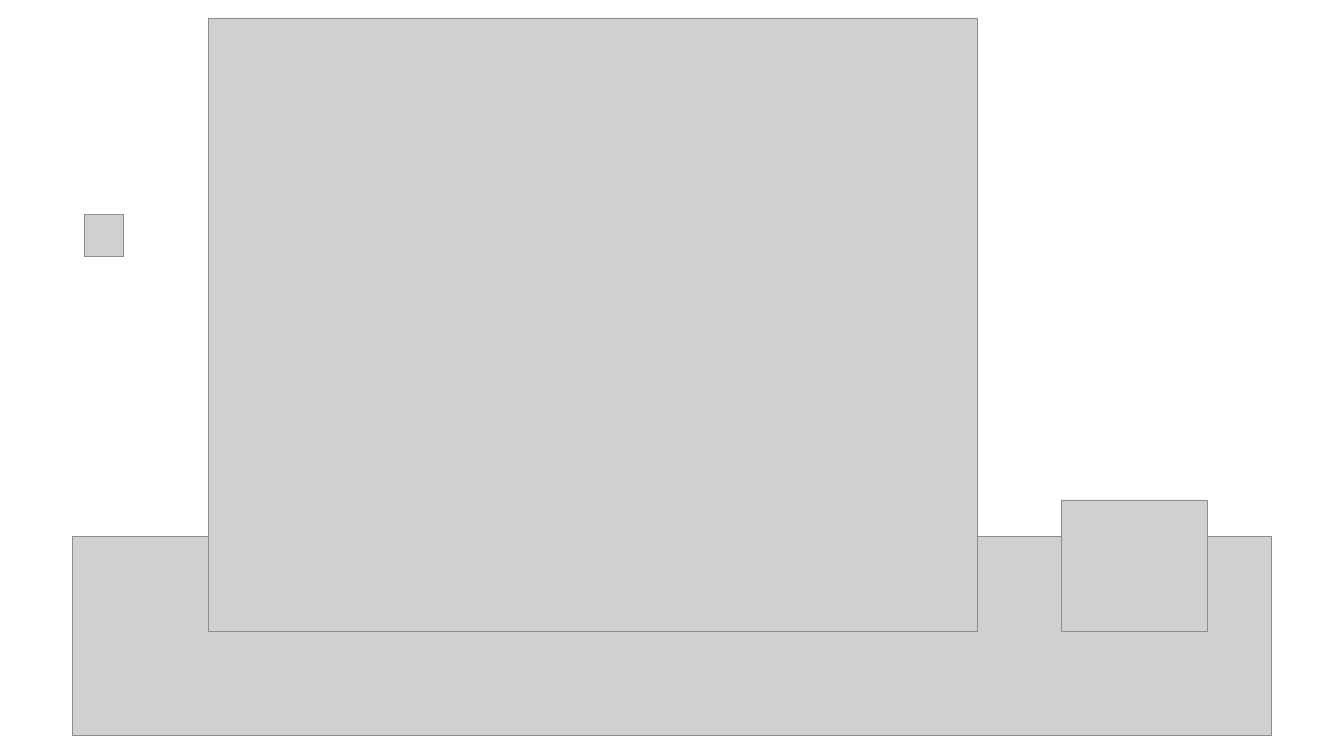
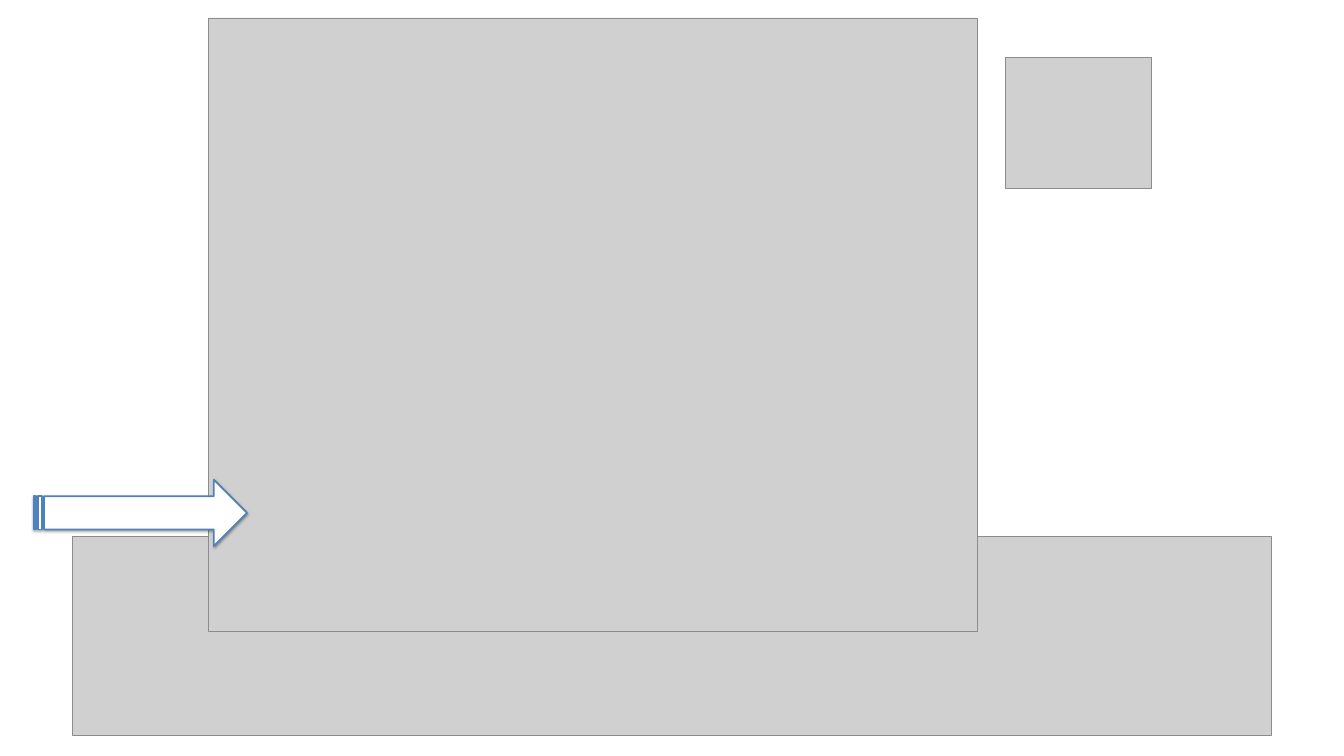
Before and after one commit to amiraligh89/RealEstate_Project1, a slide deck: slide 10 of RealEstate_Presentation.pptx (slide 7 before the commit). Drawn at 1344x756 pixels with LibreOffice and Linux fonts; fonts in the diff are those of the drawing; grey boxes stand for pictures. Boxes give left, top, right and bottom in pixels: in the first picture for what was removed or moved away, otherwise in the second. Text is boxed around its words. In the diff, an @@ line names an element or a change of style, - is before the commit and + after.

```diff
--- a/RealEstate_Presentation.pptx
+++ b/RealEstate_Presentation.pptx
@@ picture moved from (x1=1061, y1=499, x2=1207, y2=631) to (x1=1005, y1=57, x2=1151, y2=189) @@
@@ picture removed at (x1=84, y1=214, x2=124, y2=256) @@
@@ striped right arrow added at (x1=34, y1=479, x2=247, y2=546), fill #FFFFFF, outline #4F81BD 2 pt @@
```
Also in this commit, not shown: 3 other slides changed, 8 slides added, 3 slides removed.
